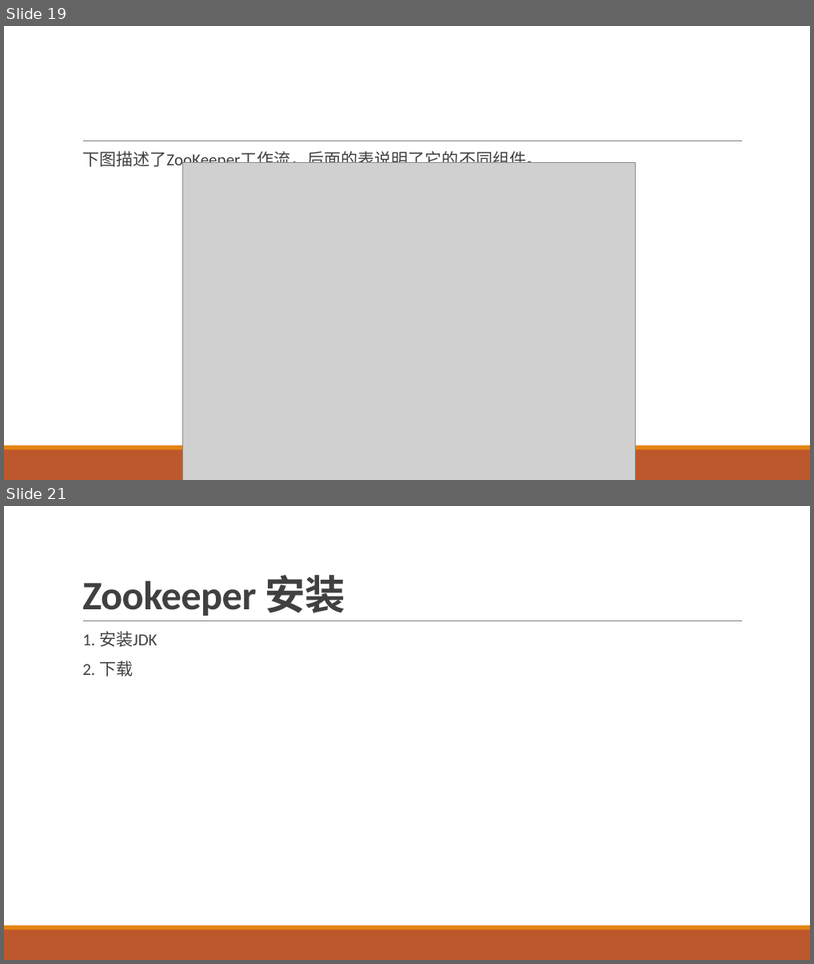
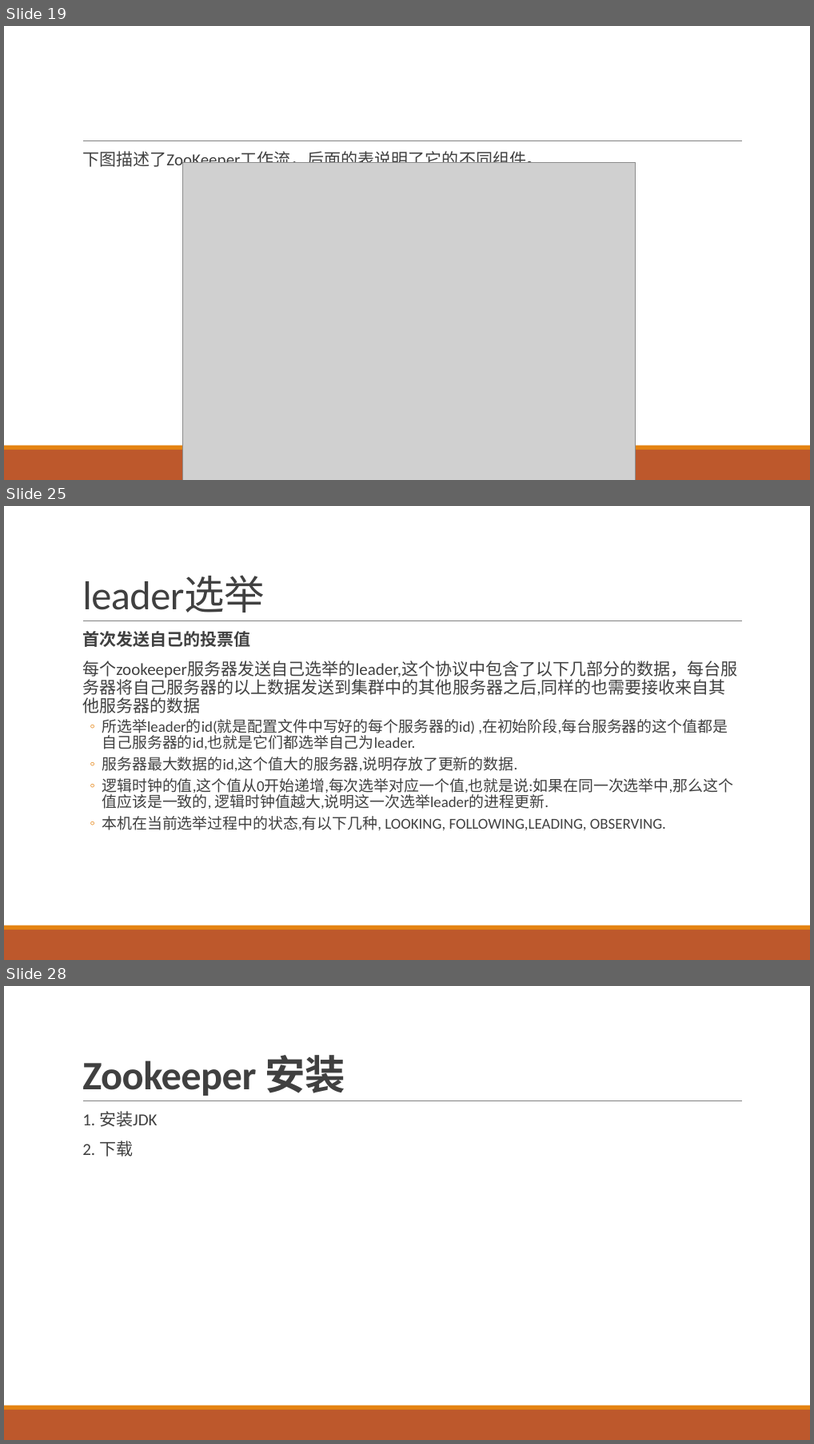
Before and after one commit to airuitian/MicroService, a slide deck: middlerware/Zookeeper介绍与实战.pptx. Shown one above the other, each under a label of ours: slides 19 and 21 before the commit, slides 19, 25 and 28 after it; the slides between them are not shown. The pictures are 814x964 and 814x1444 pixels, drawn with LibreOffice and Linux fonts; fonts in the diff are those of the drawing; grey boxes stand for pictures. Boxes give left, top, right and bottom in pixels: in the first picture for what was removed or moved away, otherwise in the second. Text is boxed around its words. In the diff, an @@ line names an element or a change of style, - is before the commit and + after.

```diff
--- a/middlerware/Zookeeper介绍与实战.pptx
+++ b/middlerware/Zookeeper介绍与实战.pptx
@@ slide 25 added at bbox=[4, 506, 810, 960], background #FFFFFF; not listed: 3 template elements that a slide beside it also shows @@
@@ title added at bbox=[82, 576, 264, 612], 48 pt, text #404040 @@
+leader选举
@@ text added at bbox=[82, 631, 738, 830], 18 pt, text #404040 @@
+  首次发送自己的投票值
+  每个zookeeper服务器发送自己选举的leader,这个协议中包含了以下几部分的数据，每台服务器将自己服务器的以上数据发送到集群中的其他服务器之后,同样的也需要接收来自其他服务器的数据
+  ◦ 所选举leader的id(就是配置文件中写好的每个服务器的id) ,在初始阶段,每台服务器的这个值都是自己服务器的id,也就是它们都选举自己为leader.
+  ◦ 服务器最大数据的id,这个值大的服务器,说明存放了更新的数据.
+  ◦ 逻辑时钟的值,这个值从0开始递增,每次选举对应一个值,也就是说:如果在同一次选举中,那么这个值应该是一致的, 逻辑时钟值越大,说明这一次选举leader的进程更新.
+  ◦ 本机在当前选举过程中的状态,有以下几种, LOOKING, FOLLOWING,LEADING, OBSERVING.
@@ what was slide 21 is now slide 28 @@
```
Also in this commit, not shown: 1 slide changed, 17 other slides added, 2 slides removed.
